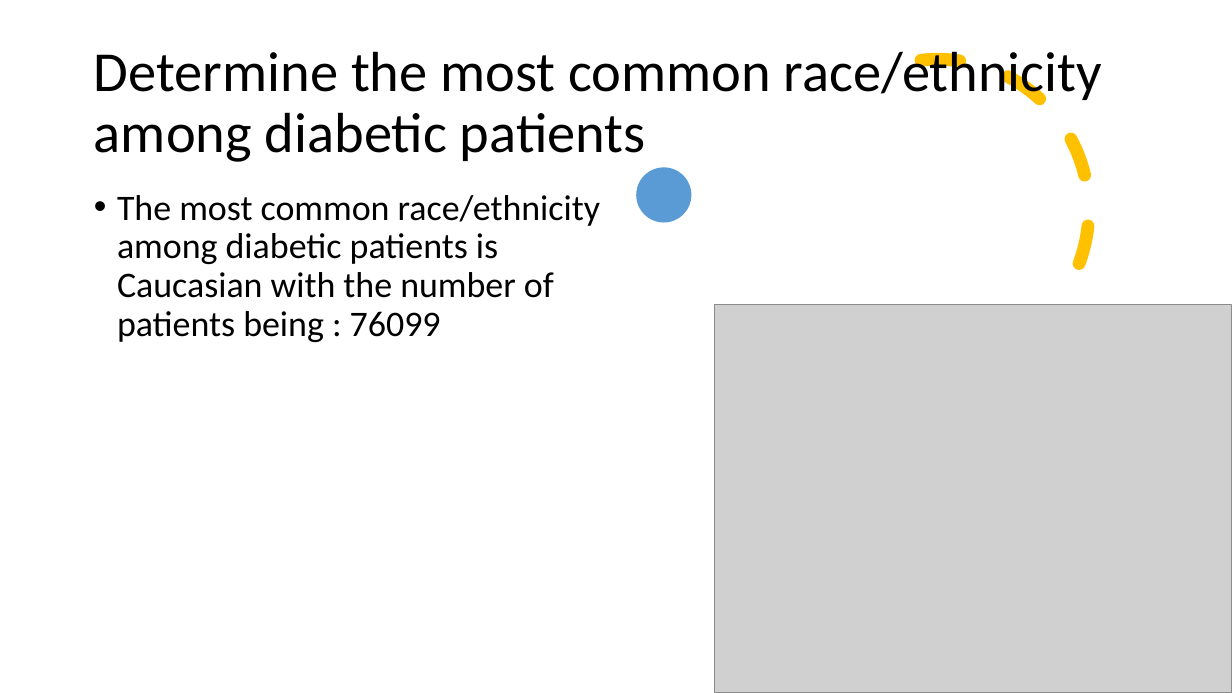
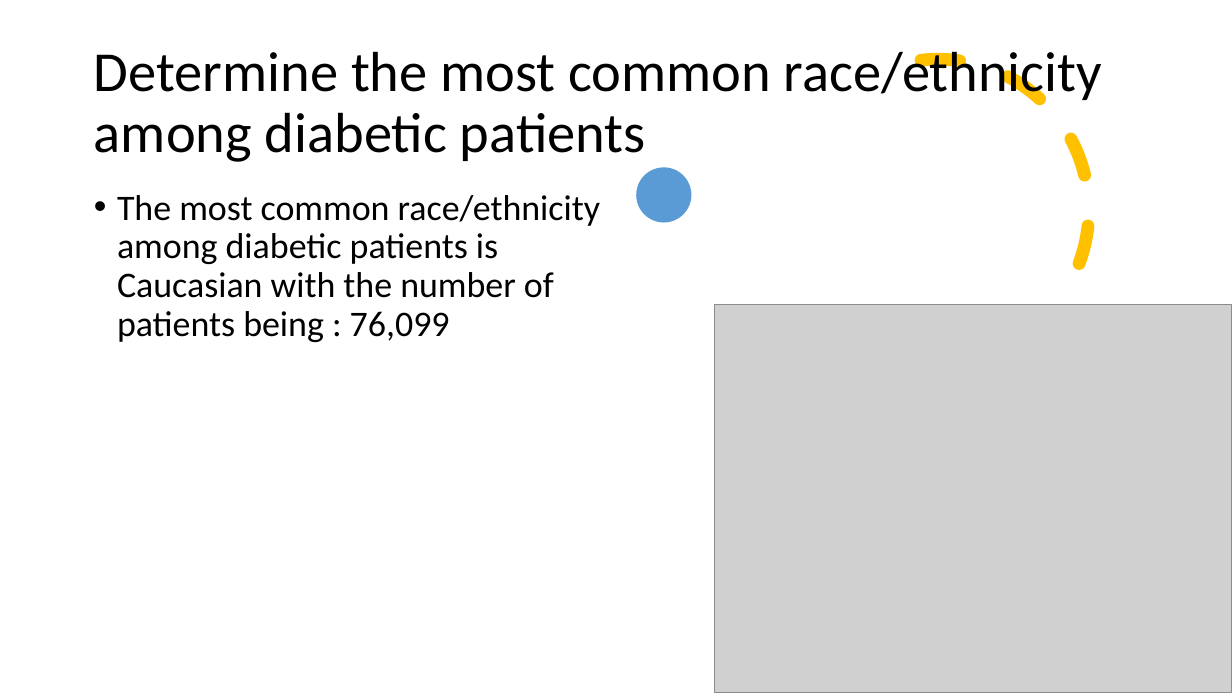
Before and after one commit to Thomas-George-T/Diabetic-Readmission-Exploration, a slide deck: slide 30 of Diabetic Readmission Exploration.pptx. Drawn at 1232x693 pixels with LibreOffice and Linux fonts; fonts in the diff are those of the drawing; grey boxes stand for pictures. Boxes give left, top, right and bottom in pixels: in the first picture for what was removed or moved away, otherwise in the second. Text is boxed around its words. In the diff, an @@ line names an element or a change of style, - is before the commit and + after.

```diff
--- a/Diabetic Readmission Exploration.pptx
+++ b/Diabetic Readmission Exploration.pptx
@@ text at <box>117,195,600,342</box>: text changed @@
-• The most common race/ethnicity among diabetic patients is Caucasian with the number of patients being : 76099
+• The most common race/ethnicity among diabetic patients is Caucasian with the number of patients being : 76,099
```
Also in this commit, not shown: 7 other slides changed, 1 other file.
